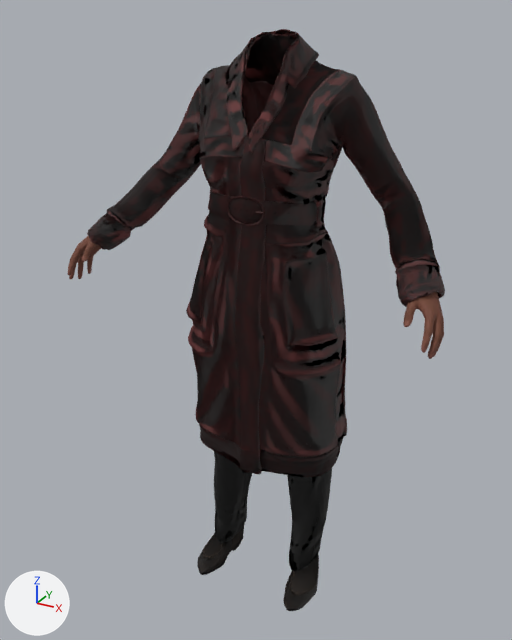
Two versions of the glTF model assets/people/mh/nadia.dress-warm.gltf, one commit apart.
One viewpoint serves both versions: a 50 mm lens placed at (0.8, -1.495, 0.435), pointed at (-0.031, 0.014, -0.32). The axes (+X, +Y, +Z) are drawn at lower left. The lights are the same throughout. The picture after the commit comes second. Where no turn or scale is listed for an object, it has been applied to the vertices. Vertices at exactly the same position are counted once.

Objects in the first picture: 'body', 'clothes:punkduck_winter_coat', 'clothes:toigo_ankle_boots_female', 'clothes:toigo_wool_pants'.
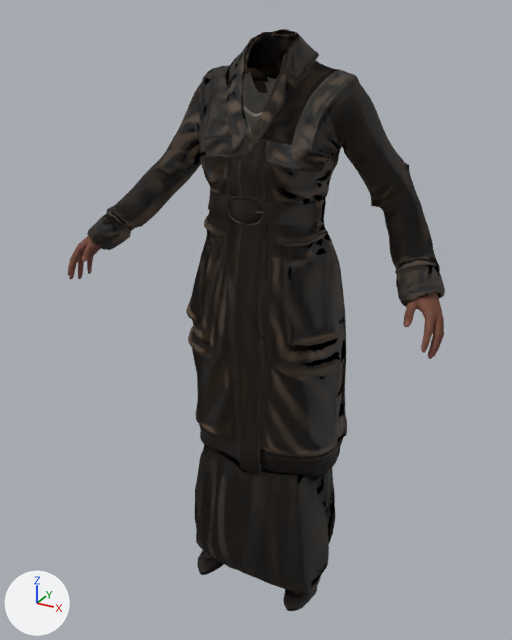
The newer file is also turned or shifted as a whole; pictures and numbers use the older file's frame.

Patch to the scene script:
```diff
--- a/assets/people/mh/nadia.dress-warm.gltf.py
+++ b/assets/people/mh/nadia.dress-warm.gltf.py
@@ mat_clothes_mindfront_f_dress_09 @@
+mat_clothes_mindfront_f_dress_09 = bpy.data.materials.new('clothes:mindfront_f_dress_09')
+# uses the picture img_c027055ff64e7a625d44_webp
+# uses the picture img_weave_wool_mindfront_f_dress_09_in
@@ mat_clothes_elvs_ruffle_sleeve_peasant_blouse_1 @@
+mat_clothes_elvs_ruffle_sleeve_peasant_blouse_1 = bpy.data.materials.new('clothes:elvs_ruffle_sleeve_peasant_blouse_1')
+# uses the picture img_199283f752494f0302da_webp
+# uses the picture img_weave_canvas_elvs_ruffle_sleeve_peasant_blouse_1_in
@@ me_clothes_punkduck_winter_coat @@
-me_clothes_punkduck_winter_coat.from_pydata(...)  # 14898 vertices, 29630 faces; spans x -0.474..0.474, y -0.157..0.207, z -0.719..0.391
+me_clothes_punkduck_winter_coat.from_pydata(...)  # 14901 vertices, 29636 faces; spans x -0.474..0.474, y -0.157..0.207, z -0.719..0.391
+# me_clothes_punkduck_winter_coat part 1: 423 vertices moved from x -0.269..0.348, y -0.115..0.124, z -0.021..0.309 to x -0.269..0.349, y -0.115..0.125, z -0.021..0.309; 37 vertices removed from x -0.167..0.294, y -0.115..0.092, z -0.02..0.355; 40 vertices added at x -0.166..0.294, y -0.115..0.092, z -0.021..0.354
+# other edits to the shape of me_clothes_punkduck_winter_coat do not show in these pictures
 me_clothes_punkduck_winter_coat.materials.append(mat_clothes_punkduck_winter_coat)
@@ ob_clothes_toigo_wool_pants @@
-ob_clothes_toigo_wool_pants = bpy.data.objects.new('clothes:toigo_wool_pants', me_clothes_toigo_wool_pants)
@@ ob_clothes_mindfront_f_dress_09 @@
+ob_clothes_mindfront_f_dress_09 = bpy.data.objects.new('clothes:mindfront_f_dress_09', me_clothes_mindfront_f_dress_09)  # 7983 vertices, 15208 faces; spans x -0.451..0.451, y 0.164..0.503, z -0.271..1.098
+ob_clothes_mindfront_f_dress_09.location = (0.0, -0.312, -0.813)
@@ ob_clothes_elvs_ruffle_sleeve_peasant_blouse_1 @@
+ob_clothes_elvs_ruffle_sleeve_peasant_blouse_1 = bpy.data.objects.new('clothes:elvs_ruffle_sleeve_peasant_blouse_1', me_clothes_elvs_ruffle_sleeve_peasant_blouse_1)  # 2973 vertices, 5108 faces; spans x -0.158..0.158, y 0.223..0.449, z 0.571..1.113
+ob_clothes_elvs_ruffle_sleeve_peasant_blouse_1.location = (0.0, -0.312, -0.813)
```

Changed parts and their boxes [x1, y1, x2, y2] in the pictures (512 x 640 px; the box of a moved part takes in the faces that stretch with it):
'clothes:mindfront_f_dress_09', added: after [194, 444, 335, 593]
'clothes:toigo_wool_pants', deleted: before [214, 451, 332, 571]
'clothes:elvs_ruffle_sleeve_peasant_blouse_1', added: after [243, 72, 276, 136]
part 1 of me_clothes_punkduck_winter_coat, moved or reshaped: before [171, 46, 416, 225]; after [171, 45, 417, 225]
